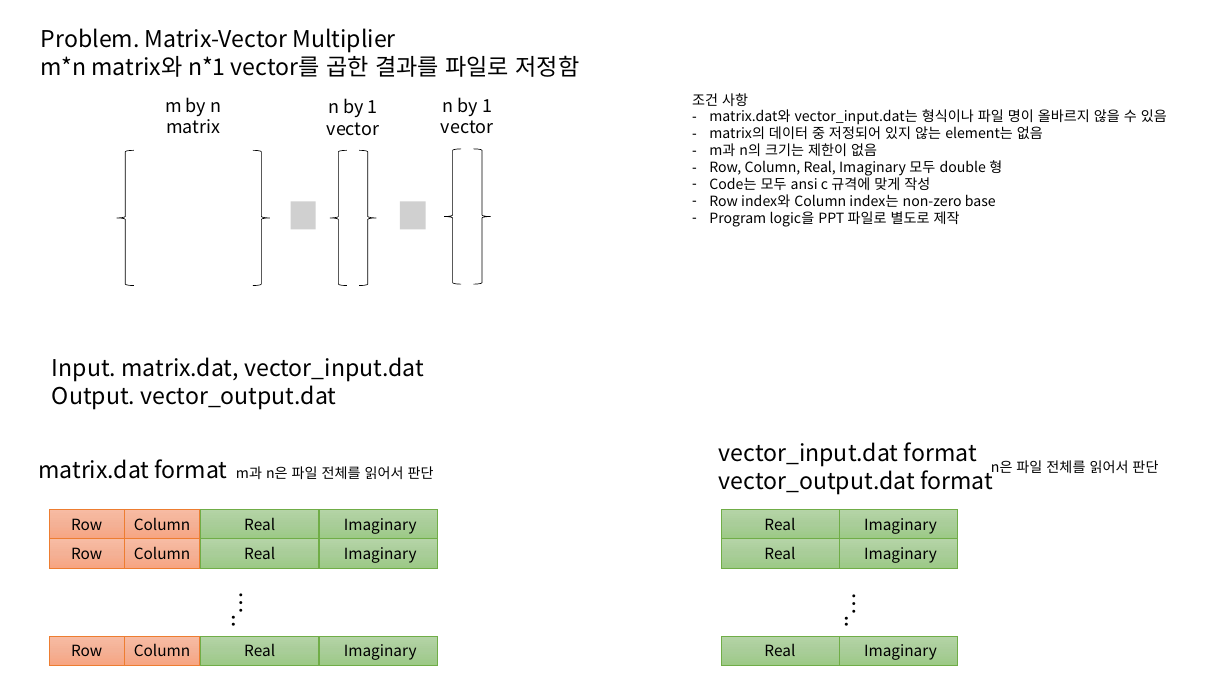
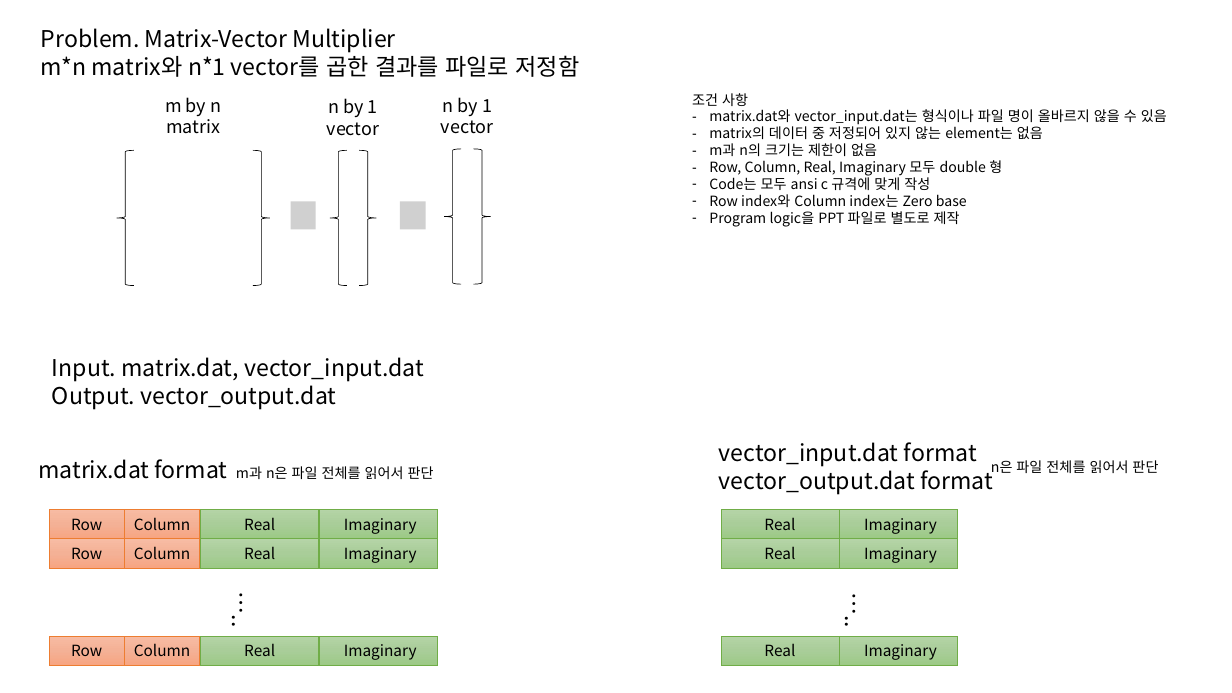
Before and after one commit to mystous/DSLab_Algo_Seminar, a slide deck: slide 1 of 001. 세미나 자료/02.2015/02. 2차시/00. Matrix Vector Multiplyer.pptx. Drawn at 1232x693 pixels with LibreOffice and Linux fonts; fonts in the diff are those of the drawing; grey boxes stand for pictures. Boxes give left, top, right and bottom in pixels: in the first picture for what was removed or moved away, otherwise in the second. Text is boxed around its words. In the diff, an @@ line names an element or a change of style, - is before the commit and + after.

Commit message:
Typo fix

```diff
--- a/001. 세미나 자료/02.2015/02. 2차시/00. Matrix Vector Multiplyer.pptx
+++ b/001. 세미나 자료/02.2015/02. 2차시/00. Matrix Vector Multiplyer.pptx
@@ text at [709,194,967,207]: text changed @@
-– Row index와 Column index는 non-zero base
+– Row index와 Column index는 Zero base
```
